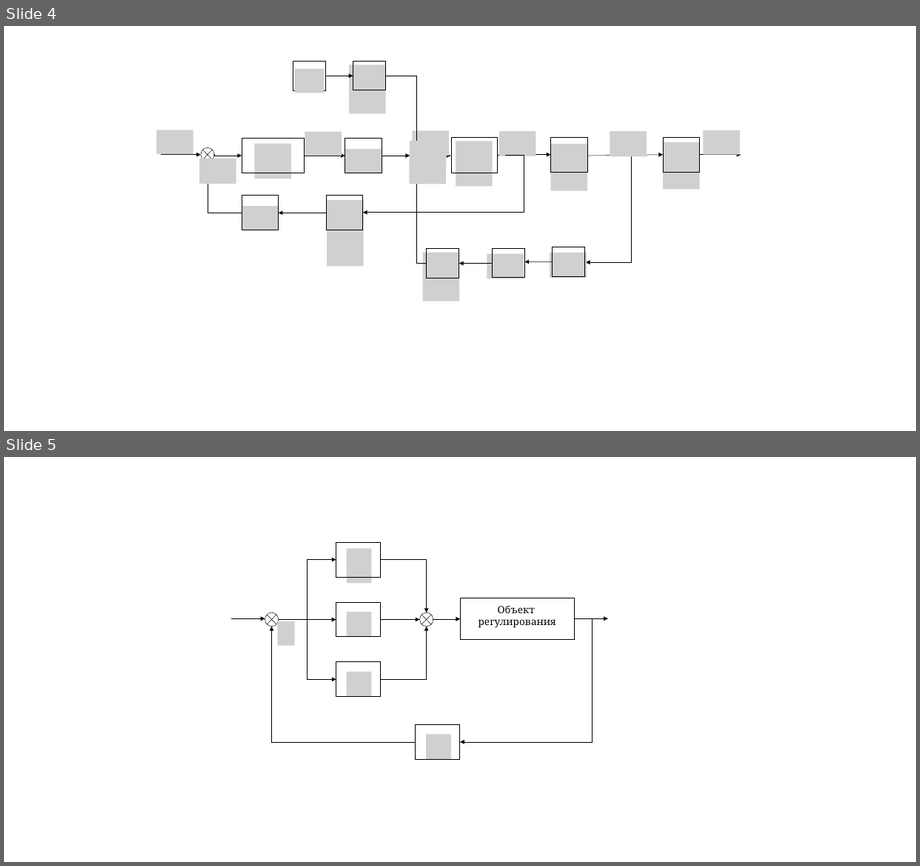
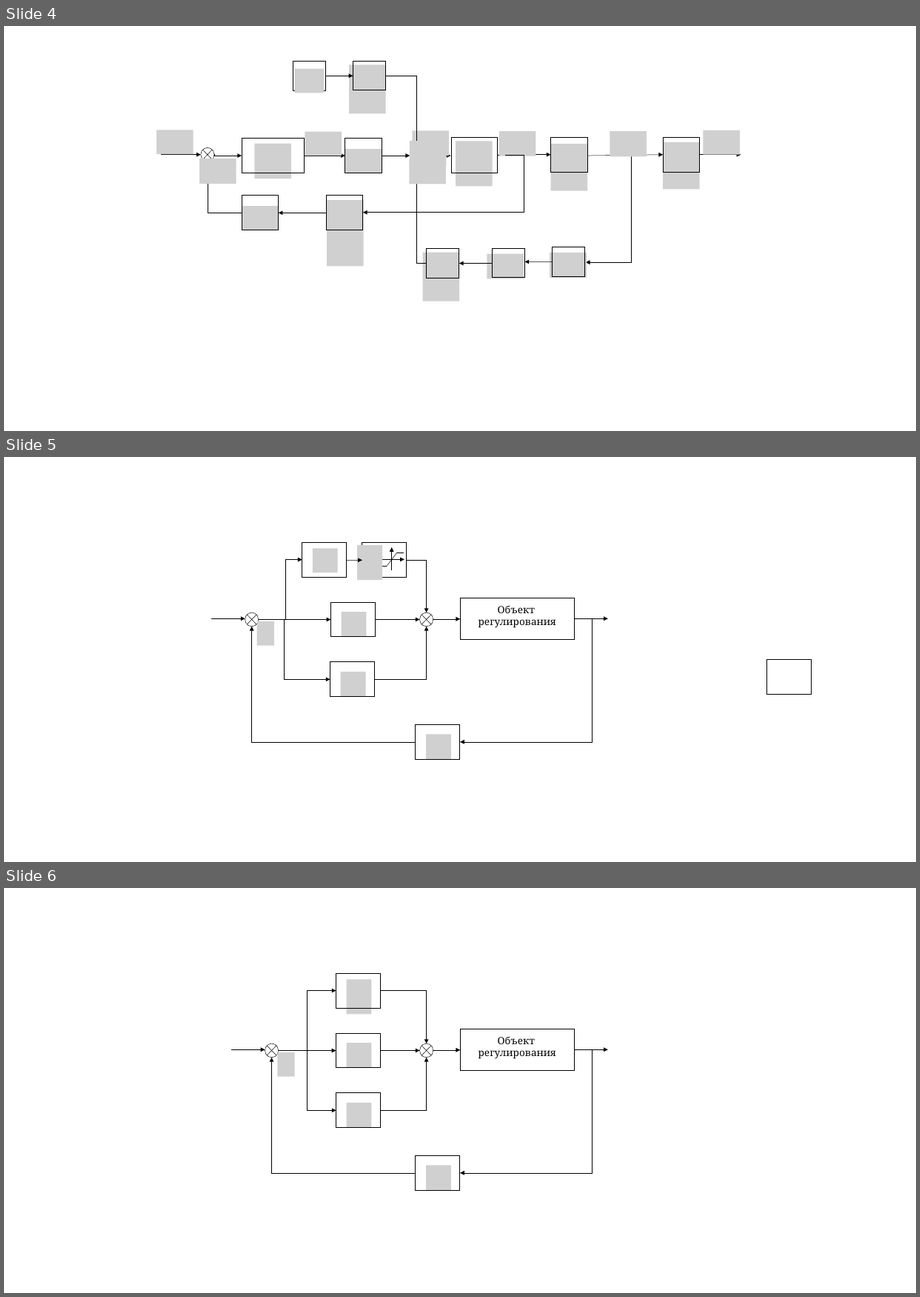
Before and after one commit to orku/graduation_work, a slide deck: txt/schemes.pptx. Shown one above the other, each under a label of ours: slides 4 and 5 before the commit, slides 4, 5 and 6 after it. The pictures are 920x866 and 920x1297 pixels, drawn with LibreOffice and Linux fonts; fonts in the diff are those of the drawing; grey boxes stand for pictures. Boxes give left, top, right and bottom in pixels: in the first picture for what was removed or moved away, otherwise in the second. Text is boxed around its words. In the diff, an @@ line names an element or a change of style, - is before the commit and + after.

```diff
--- a/txt/schemes.pptx
+++ b/txt/schemes.pptx
@@ slide 5 added at <box>4,457,916,862</box>, background #FFFFFF @@
@@ rectangle added at <box>302,542,346,578</box>, outline #000000 1 pt @@
@@ group added at <box>357,543,407,580</box>: 4 lines, 2 arrows, 1 rectangle, 1 picture @@
@@ elbow arrow added from (285, 620) to (302, 560), #000000 0.5 pt @@
@@ picture added at <box>312,549,338,572</box> @@
@@ arrow added from (346, 561) to (362, 560), #000000 0.5 pt @@
@@ elbow arrow added from (407, 560) to (427, 612), #000000 0.5 pt @@
@@ rectangle added at <box>330,602,375,637</box>, outline #000000 1 pt @@
@@ picture added at <box>341,612,366,637</box> @@
@@ rectangle added at <box>460,598,574,641</box>, outline #000000 1 pt @@
@@ text added at <box>478,606,556,628</box>, 14 pt, text #000000 @@
+Объект
+регулирования
@@ arrow added from (211, 618) to (244, 618), #000000 0.5 pt @@
@@ flow chart summing junction added at <box>244,612,258,626</box>, outline #000000 0.5 pt @@
@@ elbow arrow added from (415, 742) to (251, 626), #000000 0.5 pt @@
@@ picture added at <box>256,621,273,645</box> @@
@@ elbow arrow added from (258, 620) to (330, 620), #000000 0.5 pt @@
@@ elbow arrow added from (284, 620) to (330, 679), #000000 0.5 pt @@
@@ elbow arrow added from (375, 679) to (427, 626), #000000 0.5 pt @@
@@ elbow arrow added from (375, 620) to (420, 620), #000000 0.5 pt @@
@@ flow chart summing junction added at <box>420,612,433,626</box>, outline #000000 0.5 pt @@
@@ elbow arrow added from (433, 620) to (460, 619), #000000 0.5 pt @@
@@ elbow arrow added from (592, 618) to (460, 742), #000000 0.5 pt @@
@@ arrow added from (574, 618) to (608, 618), #000000 0.5 pt @@
@@ rectangle added at <box>330,662,375,697</box>, outline #000000 1 pt @@
@@ picture added at <box>341,672,366,697</box> @@
@@ rectangle added at <box>766,660,811,695</box>, outline #000000 1 pt @@
@@ rectangle added at <box>415,725,459,760</box>, outline #000000 1 pt @@
@@ picture added at <box>426,735,451,759</box> @@
@@ what was slide 5 is now slide 6 @@
```
Also in this commit, not shown: 2 slides changed, 3 other slides added, 26 other files.
